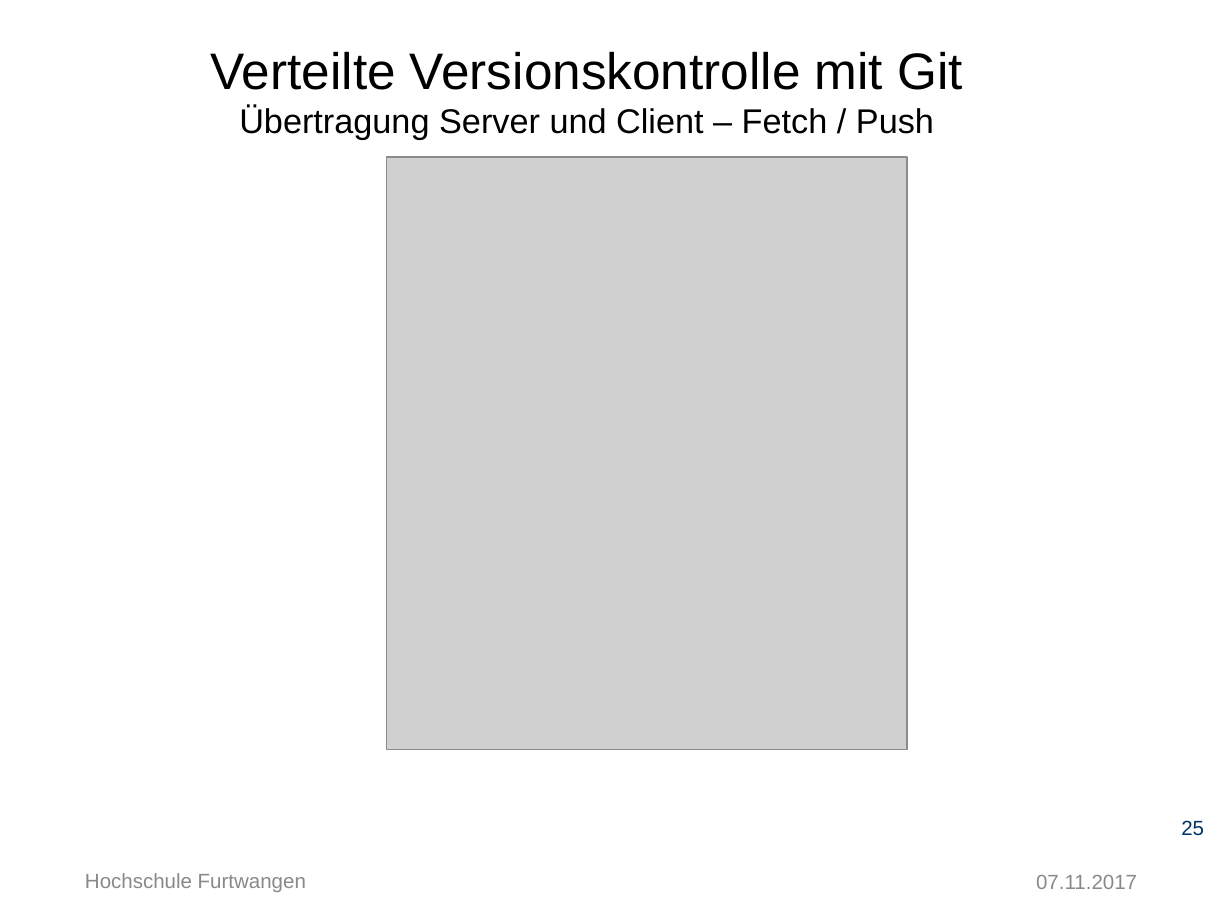
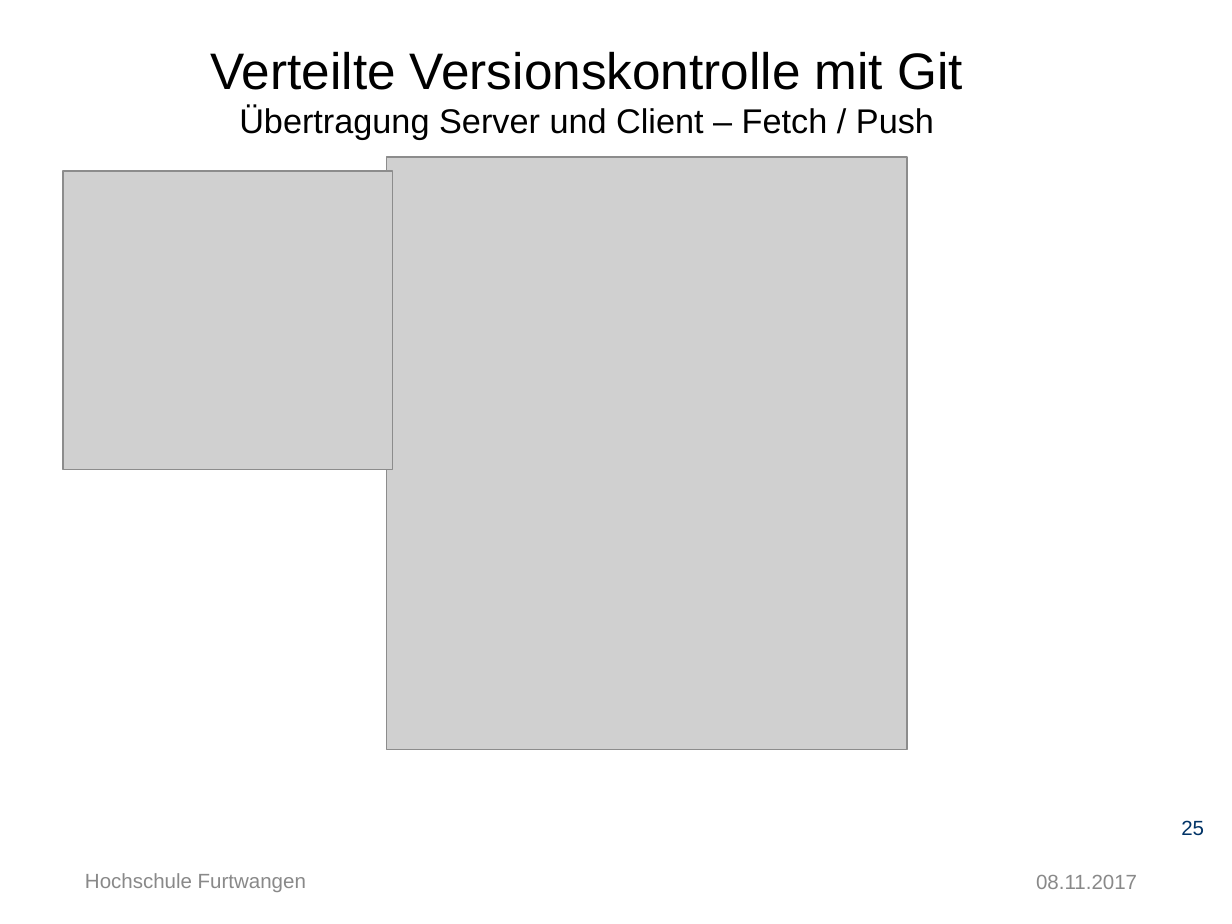
Before and after one commit to Ertugrul-Furtwangen/Erti, a slide deck: slide 25 of Thesis-Präsentation.pptx. Drawn at 1232x924 pixels with LibreOffice and Linux fonts; fonts in the diff are those of the drawing; grey boxes stand for pictures; background and template pictures are left out. Boxes give left, top, right and bottom in pixels: in the first picture for what was removed or moved away, otherwise in the second. Text is boxed around its words. In the diff, an @@ line names an element or a change of style, - is before the commit and + after.

```diff
--- a/Thesis-Präsentation.pptx
+++ b/Thesis-Präsentation.pptx
@@ picture added at [63,171,393,471] @@
@@ text at [1036,875,1137,889]: text changed @@
-07.11.2017
+08.11.2017
```
Also in this commit, not shown: 25 other slides changed, 4 slides added.
